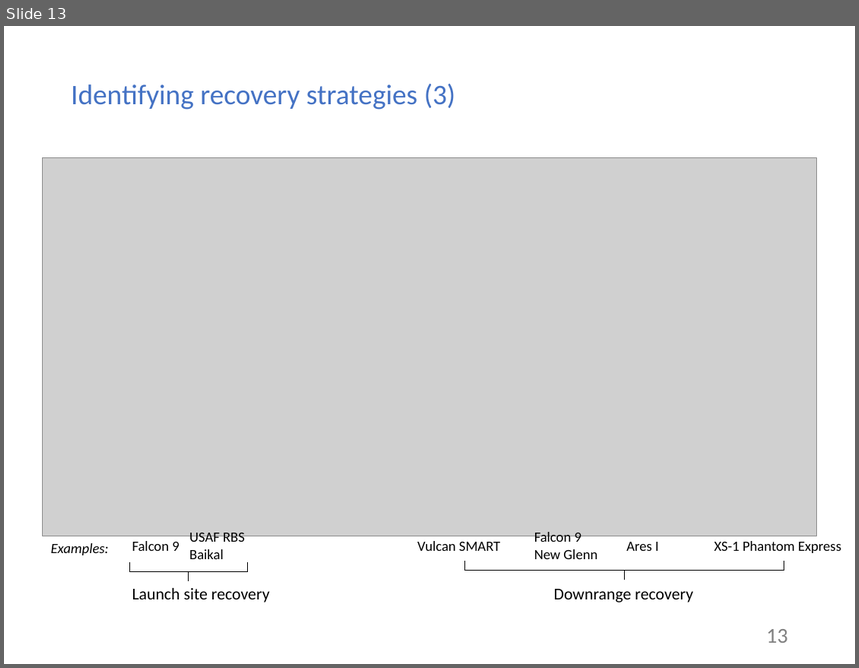
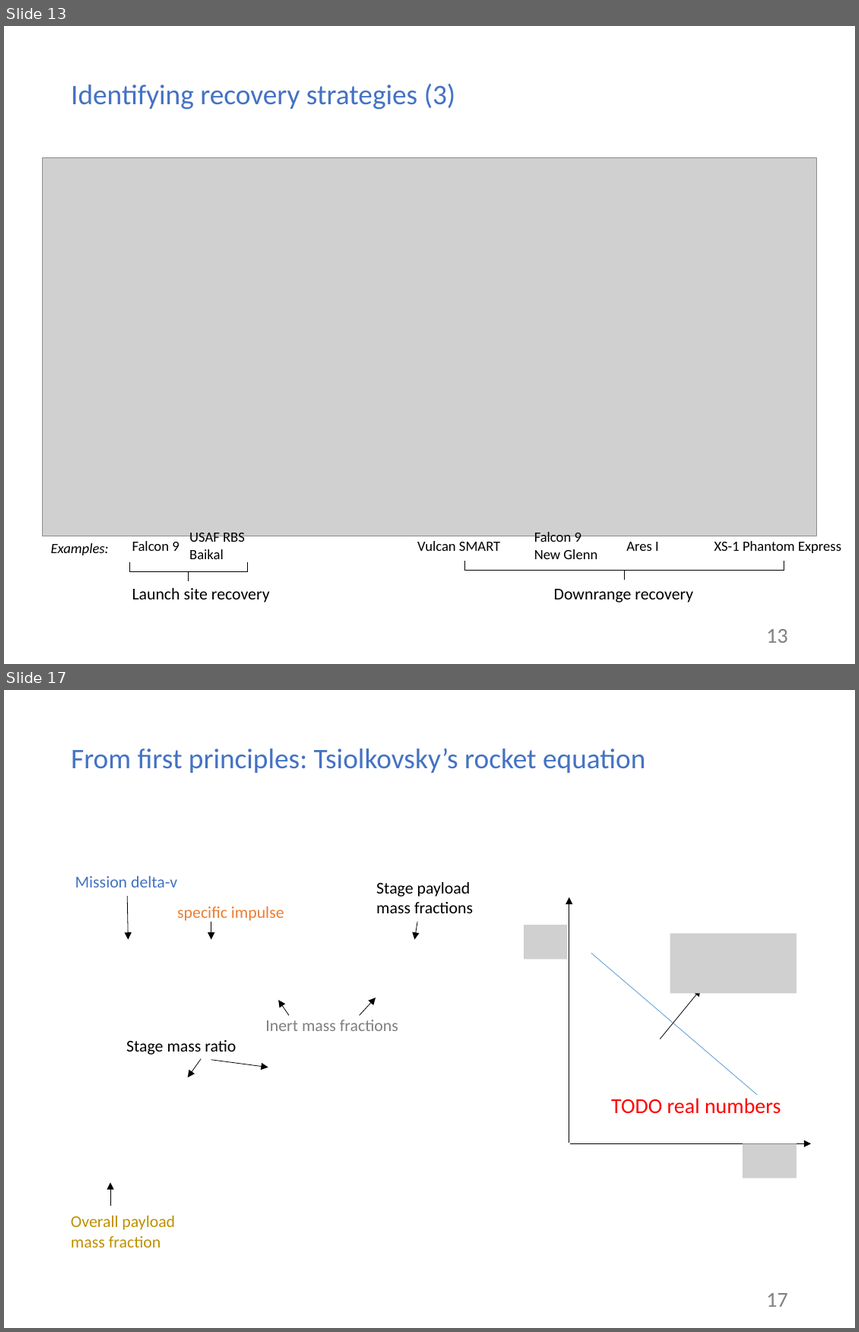
Before and after one commit to mvernacc/lvreuse, a slide deck: presentations/2018-08-27_meeting_w_greg.pptx. Shown one above the other, each under a label of ours: slide 13 before the commit, slides 13 and 17 after it; the slides between them are not shown. The pictures are 859x668 and 859x1332 pixels, drawn with LibreOffice and Linux fonts; fonts in the diff are those of the drawing; grey boxes stand for pictures. Boxes give left, top, right and bottom in pixels: in the first picture for what was removed or moved away, otherwise in the second. Text is boxed around its words. In the diff, an @@ line names an element or a change of style, - is before the commit and + after.

```diff
--- a/presentations/2018-08-27_meeting_w_greg.pptx
+++ b/presentations/2018-08-27_meeting_w_greg.pptx
@@ slide 17 added at bbox=[4, 690, 855, 1328], background #FFFFFF @@
@@ title added at bbox=[71, 749, 645, 773], 24 pt, text #4472C4 @@
+From first principles: Tsiolkovsky’s rocket equation
@@ text added at bbox=[75, 876, 177, 888], 14 pt, text #4472C4 @@
+Mission delta-v
@@ text added at bbox=[376, 882, 473, 913], 14 pt, text #000000 @@
+Stage payload mass fractions
@@ arrow added from (127, 896) to (129, 939), #000000 0.5 pt @@
@@ text added at bbox=[177, 907, 284, 923], 14 pt, text #ED7D31 @@
+specific impulse
@@ arrow added from (569, 1144) to (569, 897), #000000 0.5 pt @@
@@ arrow added from (211, 922) to (211, 939), #000000 0.5 pt @@
@@ arrow added from (417, 922) to (415, 939), #000000 0.5 pt @@
@@ picture added at bbox=[524, 925, 567, 959] @@
@@ picture added at bbox=[671, 933, 797, 994] @@
@@ line added from (591, 953) to (757, 1095), #5B9BD5 0.5 pt @@
@@ arrow added from (289, 1015) to (279, 1000), #000000 0.5 pt @@
@@ arrow added from (359, 1015) to (376, 998), #000000 0.5 pt @@
@@ arrow added from (661, 1039) to (701, 989), #000000 0.5 pt @@
@@ text added at bbox=[265, 1020, 398, 1031], 14 pt, text #808080 @@
+Inert mass fractions
@@ text added at bbox=[126, 1040, 236, 1055], 14 pt, text #000000 @@
+Stage mass ratio
@@ arrow added from (201, 1059) to (188, 1078), #000000 0.5 pt @@
@@ arrow added from (211, 1060) to (268, 1067), #000000 0.5 pt @@
@@ text added at bbox=[611, 1098, 781, 1114], 18 pt, text #FF0000 @@
+TODO real numbers
@@ arrow added from (570, 1144) to (811, 1144), #000000 0.5 pt @@
@@ picture added at bbox=[743, 1144, 797, 1178] @@
@@ arrow added from (110, 1207) to (110, 1182), #000000 0.5 pt @@
@@ text added at bbox=[71, 1216, 175, 1248], 14 pt, text #BF9000 @@
+Overall payload mass fraction
@@ page number added at bbox=[766, 1293, 788, 1307], 18 pt, text #808080 @@
+17
```
Also in this commit, not shown: 1 slide changed, 12 other slides added.
